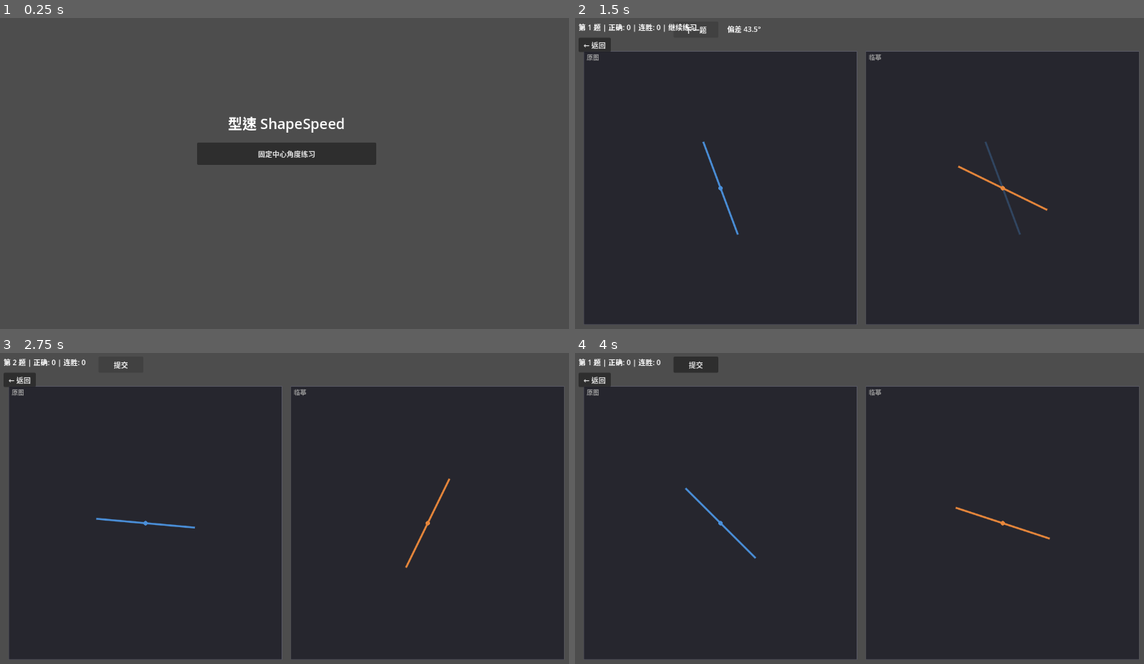
Above: before the commit, frames 1-4 (two rows, left to right).
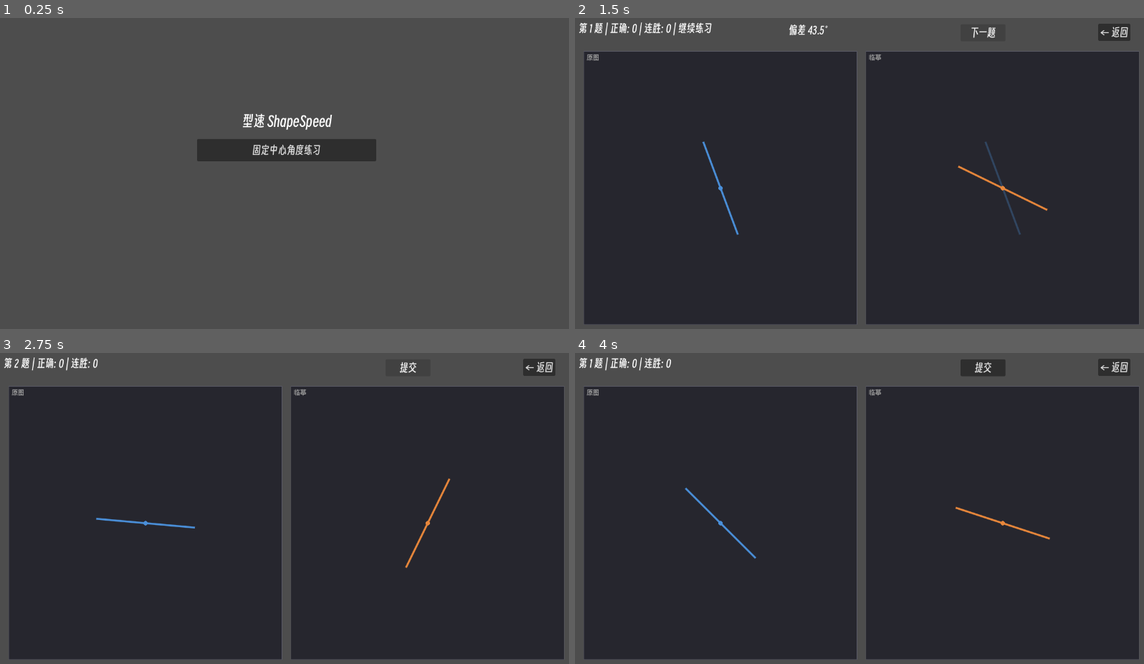
Above: after the commit, the same moments.

Repository: Andl-Liu/ShapeSpeed
Game: Godot game, scene res://src/scenes/menu.tscn
The game is run twice, just before and just after one commit, with the same random seed, the same clock (stepped at 60 frames per second) and the same inputs. Before the commit the project starts from res://menu.tscn.
Inputs:
- Up to frame 1 (0.25 s): no input
- Up to frame 2 (1.5 s): click "固定中心角度练习" at 0.5 s; click "提交" at 1.25 s
- Up to frame 3 (2.75 s): click "下一题" at 2 s
- Up to frame 4 (4 s): click "← 返回" at 2.75 s; click "固定中心角度练习" at 3.5 s

The runs differ from the first frame. In frame 1, 1.6% of the frame differs, in the area x 34-67%, y 30-48%; in frame 2, 1.2%; in frame 3, 0.9%; in frame 4, 1.6%.

Commit message:
修改了一些警告和样式

Diff:
--- /dev/null
+++ b/assets/fonts/all_theme.tres
@@ -0,0 +1,7 @@
+[gd_resource type="Theme" format=3 uid="uid://bf0qospwuhw6a"]
+
+[ext_resource type="FontFile" uid="uid://chgslpe8l6wml" path="res://assets/fonts/SmileySans-Oblique.otf" id="1_gqecg"]
+
+[resource]
+default_font = ExtResource("1_gqecg")
+default_font_size = 24
--- a/main.tscn
+++ /dev/null
@@ -1,36 +0,0 @@
-[gd_scene load_steps=2 format=3]
-
-[ext_resource type="Script" path="res://src/main.gd" id="1"]
-
-[node name="Main" type="Node2D"]
-script = ExtResource("1")
-
-[node name="UI" type="CanvasLayer" parent="."]
-
-[node name="SubmitBtn" type="Button" parent="UI"]
-offset_left = 220.0
-offset_top = 8.0
-offset_right = 320.0
-offset_bottom = 44.0
-text = "提交"
-
-[node name="HintLabel" type="Label" parent="UI"]
-offset_left = 340.0
-offset_top = 12.0
-offset_right = 700.0
-offset_bottom = 40.0
-text = ""
-
-[node name="ScoreLabel" type="Label" parent="UI"]
-offset_left = 8.0
-offset_top = 8.0
-offset_right = 210.0
-offset_bottom = 36.0
-text = "总分: 0"
-
-[node name="BackBtn" type="Button" parent="UI"]
-offset_left = 8.0
-offset_top = 44.0
-offset_right = 80.0
-offset_bottom = 74.0
-text = "← 返回"
--- a/project.godot
+++ b/project.godot
@@ -11,7 +11,7 @@
 [application]
 
 config/name="ShapeSpeed"
-run/main_scene="res://menu.tscn"
+run/main_scene="res://src/scenes/menu.tscn"
 config/features=PackedStringArray("4.6", "GL Compatibility")
 config/icon="res://icon.svg"
 
@@ -30,6 +30,10 @@
 
 project/assembly_name="ShapeSpeed"
 
+[gui]
+
+theme/custom="uid://bf0qospwuhw6a"
+
 [physics]
 
 3d/physics_engine="Jolt Physics"
--- a/src/main.gd
+++ b/src/main.gd
@@ -101,7 +101,7 @@
 func _draw_geometry(draw_data: Array, area_rect: Rect2, alpha: float = 1.0) -> void:
 	# 将练习逻辑坐标（以 area_center 为原点）映射到屏幕区域
 	var logical_size: Vector2 = Settings.CANVAS.default_size
-	var scale: float = area_rect.size.x / logical_size.x
+	var scale_current: float = area_rect.size.x / logical_size.x
 	var area_center := area_rect.position + area_rect.size / 2.0
 	var logical_center: Vector2 = Settings.CANVAS.default_center
 
@@ -113,29 +113,29 @@
 
 		match item_type:
 			"line":
-				var from_local: Vector2 = _logical_to_screen(item["from"], area_center, logical_center, scale)
-				var to_local: Vector2 = _logical_to_screen(item["to"], area_center, logical_center, scale)
-				draw_line(from_local, to_local, color, item.get("width", 2.0), true)
+				var from_local: Vector2 = _logical_to_screen(item["from"], area_center, logical_center, scale_current)
+				var to_local_current: Vector2 = _logical_to_screen(item["to"], area_center, logical_center, scale_current)
+				draw_line(from_local, to_local_current, color, item.get("width", 2.0), true)
 
 			"circle":
-				var c: Vector2 = _logical_to_screen(item["center"], area_center, logical_center, scale)
-				var r: float = item["radius"] * scale
+				var c: Vector2 = _logical_to_screen(item["center"], area_center, logical_center, scale_current)
+				var r: float = item["radius"] * scale_current
 				draw_circle(c, r, color)
 
 			"angle_arc":
 				# 角度弧线（固定角度模式可用）
-				var c: Vector2 = _logical_to_screen(item["center"], area_center, logical_center, scale)
-				var r: float = item["radius"] * scale
+				var c: Vector2 = _logical_to_screen(item["center"], area_center, logical_center, scale_current)
+				var r: float = item["radius"] * scale_current
 				var from_rad: float = deg_to_rad(-item["from_angle_deg"])
 				var to_rad: float = deg_to_rad(-item["to_angle_deg"])
 				draw_arc(c, r, from_rad, to_rad, 32, color, 1.5, true)
 
 
-func _logical_to_screen(logical_pos: Vector2, area_center: Vector2, logical_center: Vector2, scale: float) -> Vector2:
+func _logical_to_screen(logical_pos: Vector2, area_center: Vector2, logical_center: Vector2, scale_current: float) -> Vector2:
 	# 1. 计算相对于逻辑中心的偏移
 	var offset: Vector2 = logical_pos - logical_center
 	# 2. 缩放到屏幕像素
-	var scaled: Vector2 = offset * scale
+	var scaled: Vector2 = offset * scale_current
 	# 3. 平移到屏幕区域中心
 	return area_center + scaled
 
@@ -230,7 +230,7 @@
 
 func _on_back_pressed() -> void:
 	GameManager.reset_session()
-	get_tree().change_scene_to_file("res://menu.tscn")
+	get_tree().change_scene_to_file("res://src/scenes/menu.tscn")
 
 
 func _on_state_changed(_state: GameManager.State) -> void:
@@ -240,7 +240,7 @@
 ## 将练习返回的 Rating 枚举映射为展示文字
 func _rating_display_text(rating: BaseExercise.Rating) -> String:
 	match rating:
-		BaseExercise.Rating.FLAWLESS: return "★ 无暇"
+		BaseExercise.Rating.FLAWLESS: return "〇 无暇"
 		BaseExercise.Rating.PERFECT:  return "★ 完美"
 		BaseExercise.Rating.PASS:     return "✓ 过关"
 		_:                            return "继续练习"
--- a/src/menu.gd
+++ b/src/menu.gd
@@ -21,4 +21,4 @@
 
 func _on_exercise_selected(type: String) -> void:
 	GameManager.session_type = type
-	get_tree().change_scene_to_file("res://main.tscn")
+	get_tree().change_scene_to_file("res://src/scenes/main.tscn")
--- /dev/null
+++ b/src/scenes/main.tscn
@@ -0,0 +1,41 @@
+[gd_scene format=3 uid="uid://dsqede6ntfcwn"]
+
+[ext_resource type="Script" uid="uid://sli4k14v2obl" path="res://src/main.gd" id="1_kkvs4"]
+
+[node name="Main" type="Node2D" unique_id=1323266013]
+script = ExtResource("1_kkvs4")
+metadata/_edit_vertical_guides_ = [1280.0]
+
+[node name="UI" type="CanvasLayer" parent="." unique_id=1645914304]
+
+[node name="SubmitBtn" type="Button" parent="UI" unique_id=1975178440]
+offset_left = 861.0
+offset_top = 14.0
+offset_right = 961.0
+offset_bottom = 50.0
+size_flags_horizontal = 4
+text = "提交"
+
+[node name="HintLabel" type="Label" parent="UI" unique_id=293832943]
+offset_left = 340.0
+offset_top = 12.0
+offset_right = 700.0
+offset_bottom = 40.0
+text = "提示文本"
+horizontal_alignment = 1
+vertical_alignment = 1
+
+[node name="ScoreLabel" type="Label" parent="UI" unique_id=591772003]
+offset_left = 8.0
+offset_top = 8.0
+offset_right = 210.0
+offset_bottom = 36.0
+theme_override_font_sizes/font_size = 24
+text = "总分: 0"
+
+[node name="BackBtn" type="Button" parent="UI" unique_id=1584017154]
+offset_left = 1168.0
+offset_top = 13.0
+offset_right = 1240.0
+offset_bottom = 44.0
+text = "← 返回"
Renamed: menu.tscn -> src/scenes/menu.tscn
